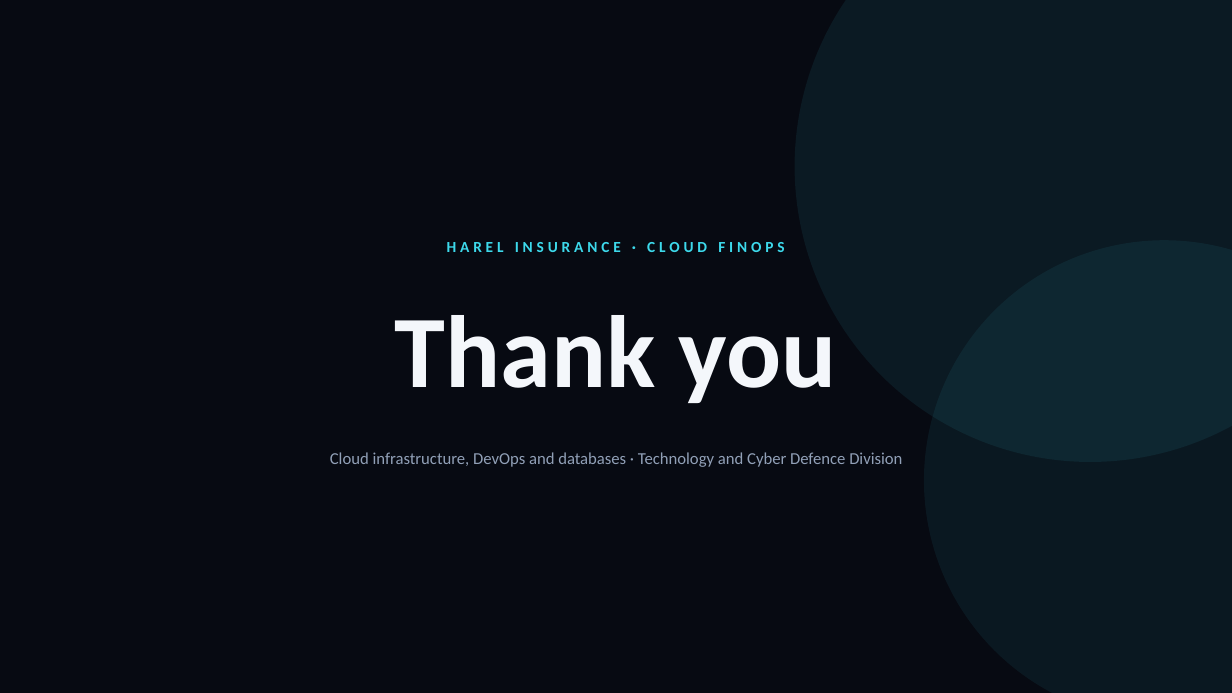
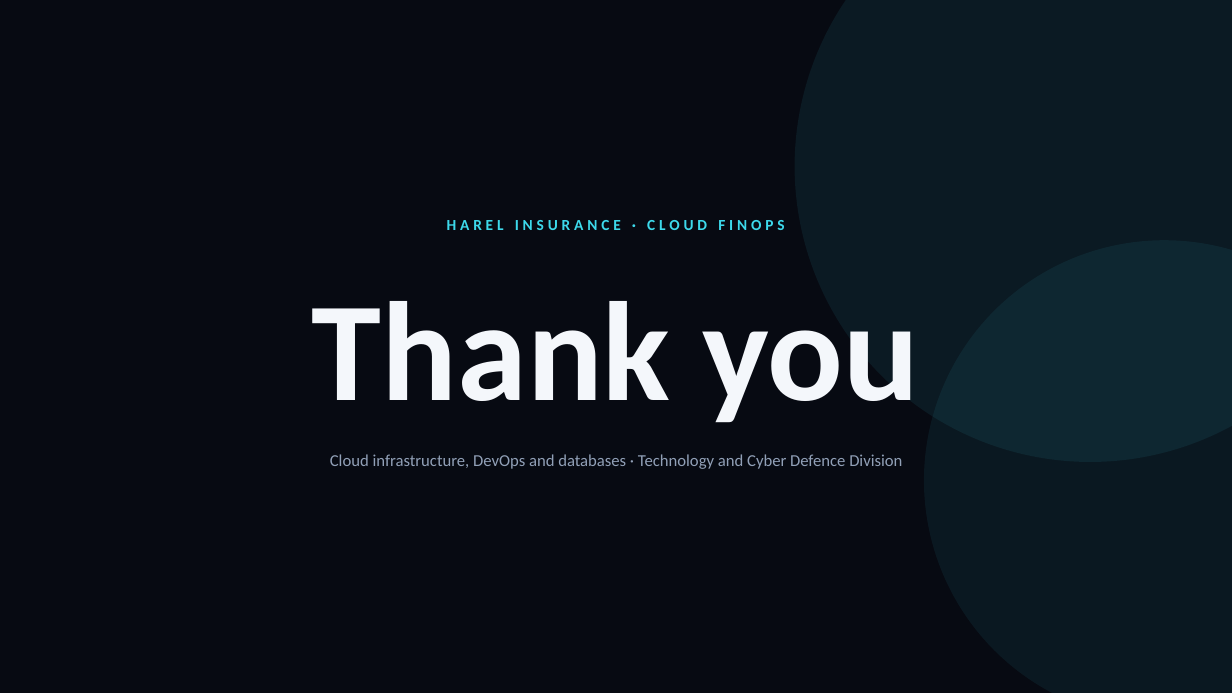
Before and after one commit to arielga5-code/Finops, a slide deck: slide 40 of deck/Cloud_FinOps_Harel_2026.pptx. Drawn at 1232x693 pixels with LibreOffice and Linux fonts; fonts in the diff are those of the drawing. Boxes give left, top, right and bottom in pixels: in the first picture for what was removed or moved away, otherwise in the second. Text is boxed around its words. In the diff, an @@ line names an element or a change of style, - is before the commit and + after.

```diff
--- a/deck/Cloud_FinOps_Harel_2026.pptx
+++ b/deck/Cloud_FinOps_Harel_2026.pptx
@@ text "HAREL INSURANCE · CLOUD FINOPS": place and size @@
-text "HAREL INSURANCE · CLOUD FINOPS" at (447, 242, 784, 252)
+text "HAREL INSURANCE · CLOUD FINOPS" at (447, 220, 784, 230)
@@ text "Thank you": place and size @@
-text "Thank you" at (395, 315, 837, 403)
+text "Thank you" at (312, 301, 919, 423)
@@ text "Thank you" at (312, 301, 919, 423): size 80 to 110 pt @@
```
Also in this commit, not shown: 3 other files.
